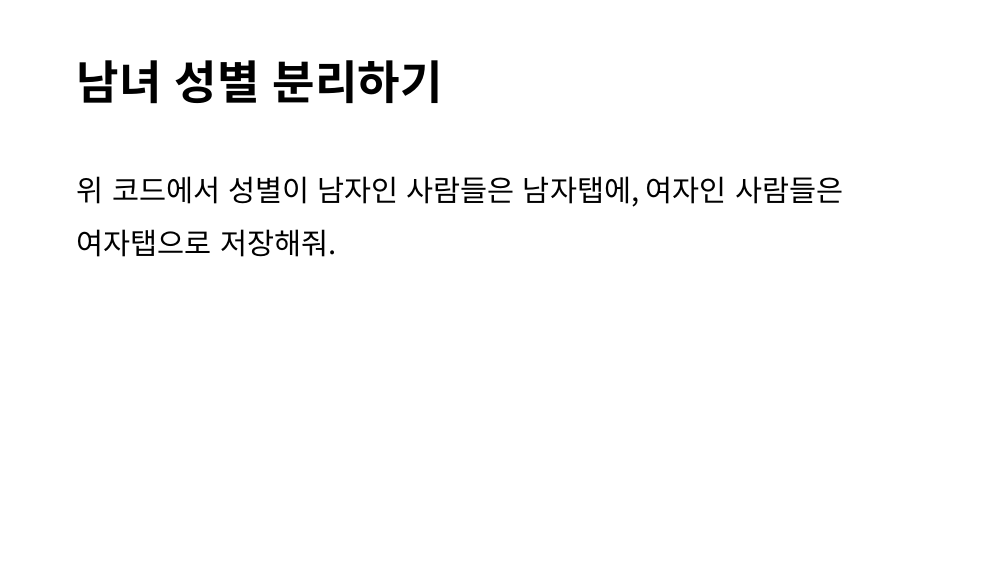
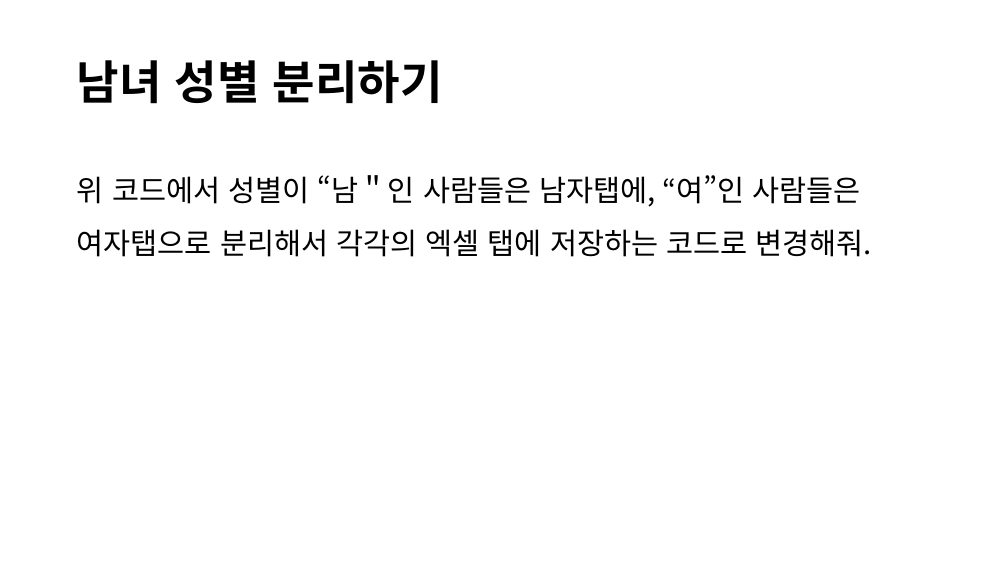
Before and after one commit to lolsaless/Python, a slide deck: slide 12 of 프롬프트 시연.pptx. Drawn at 1008x567 pixels with LibreOffice and Linux fonts; fonts in the diff are those of the drawing. Boxes give left, top, right and bottom in pixels: in the first picture for what was removed or moved away, otherwise in the second. Text is boxed around its words. In the diff, an @@ line names an element or a change of style, - is before the commit and + after.

```diff
--- a/프롬프트 시연.pptx
+++ b/프롬프트 시연.pptx
@@ text at bbox=[77, 175, 871, 257]: text changed @@
-위 코드에서 성별이 남자인 사람들은 남자탭에, 여자인 사람들은 여자탭으로 저장해줘.
+위 코드에서 성별이 “남＂인 사람들은 남자탭에, “여”인 사람들은 여자탭으로 분리해서 각각의 엑셀 탭에 저장하는 코드로 변경해줘.
```
Also in this commit, not shown: 6 other slides changed, 3 other files.
